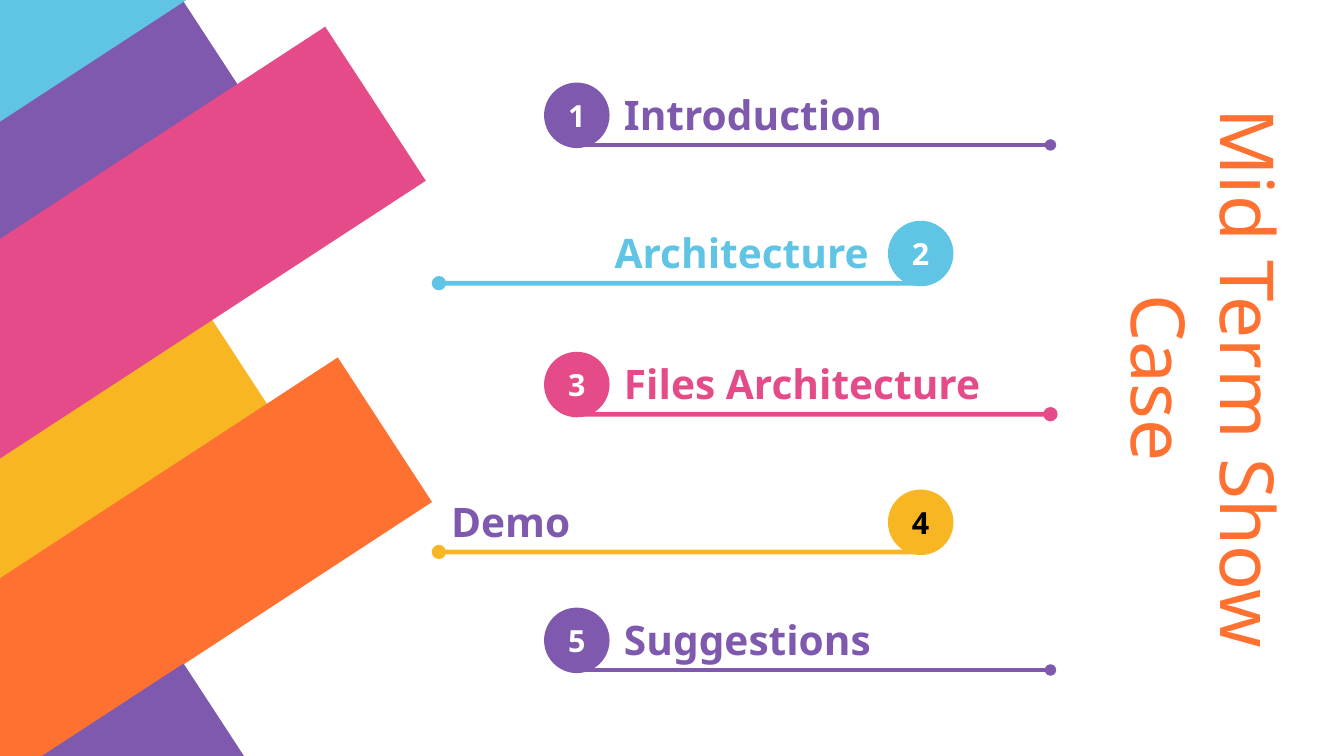
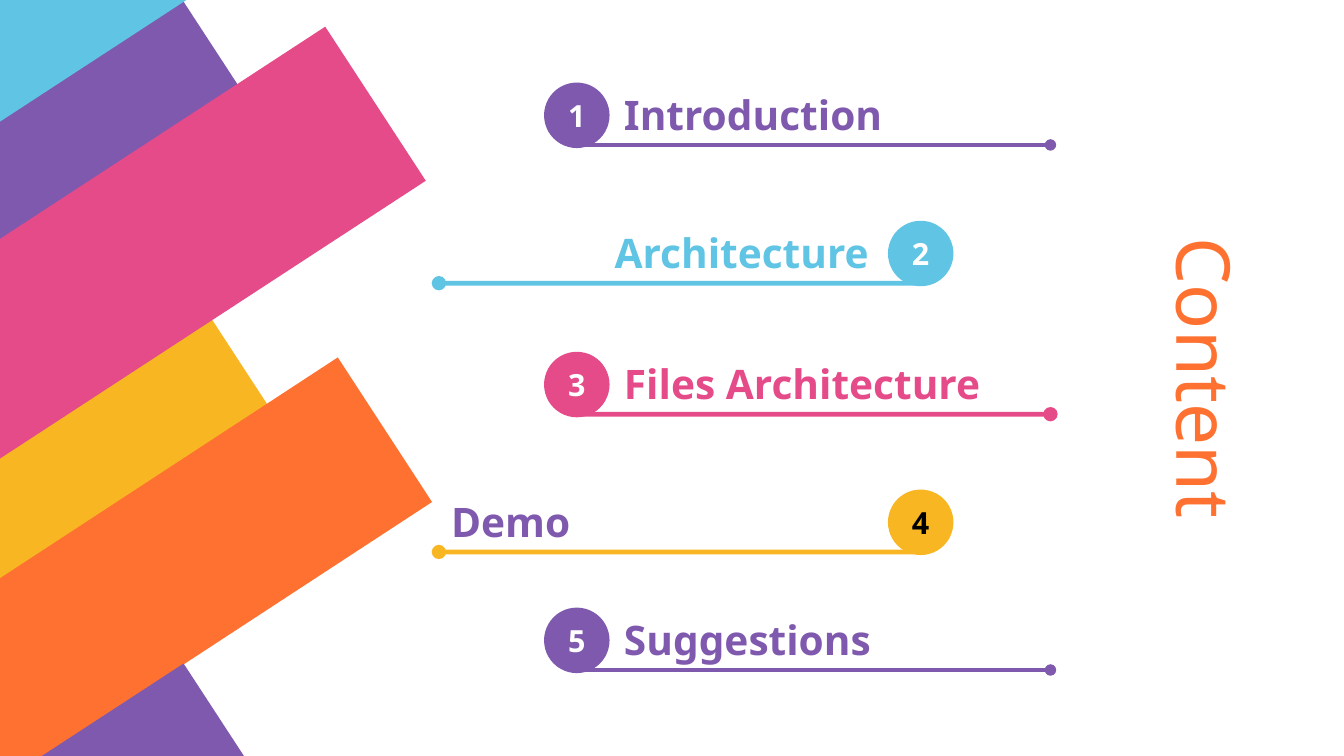
Before and after one commit to KrrishDDVKS/Auto-Job-Applier, a slide deck: slide 2 of WebScrapping.odp. Drawn at 1344x756 pixels with LibreOffice and Linux fonts; fonts in the diff are those of the drawing. Boxes give left, top, right and bottom in pixels: in the first picture for what was removed or moved away, otherwise in the second. Text is boxed around its words. In the diff, an @@ line names an element or a change of style, - is before the commit and + after.

```diff
--- a/WebScrapping.odp
+++ b/WebScrapping.odp
@@ title at box(1154, 266, 1255, 509): text changed @@
-Mid Term Show Case
+Content
```
Also in this commit, not shown: 1 other slide changed, 1 slide added, 1 slide removed, 2 other files.
